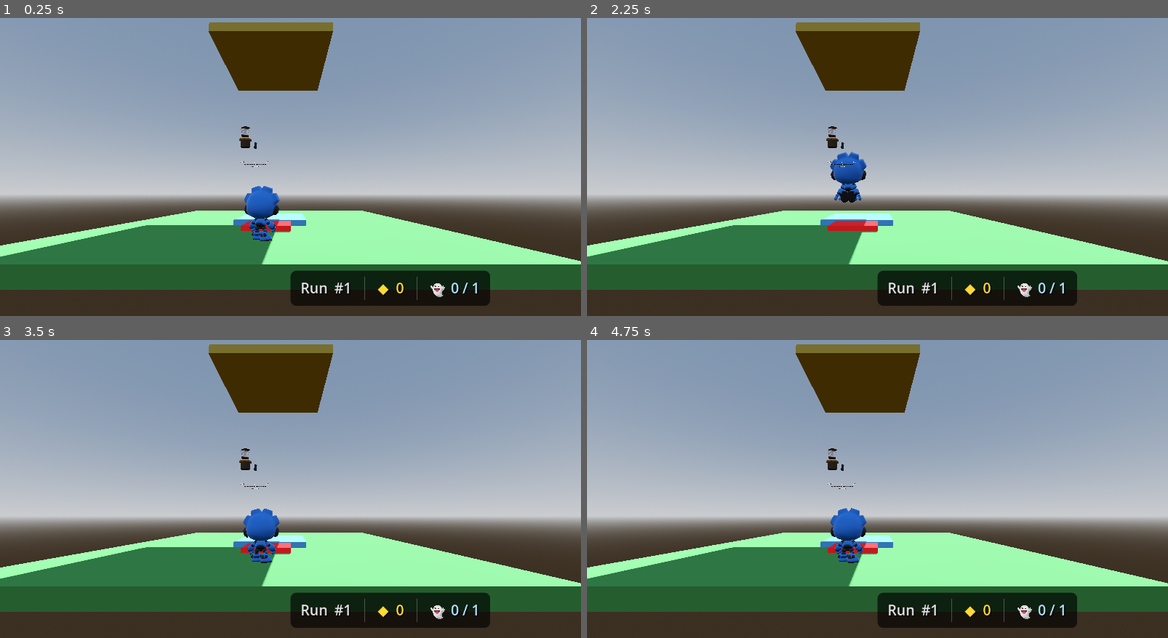
Above: before the commit, frames 1-4 (two rows, left to right).
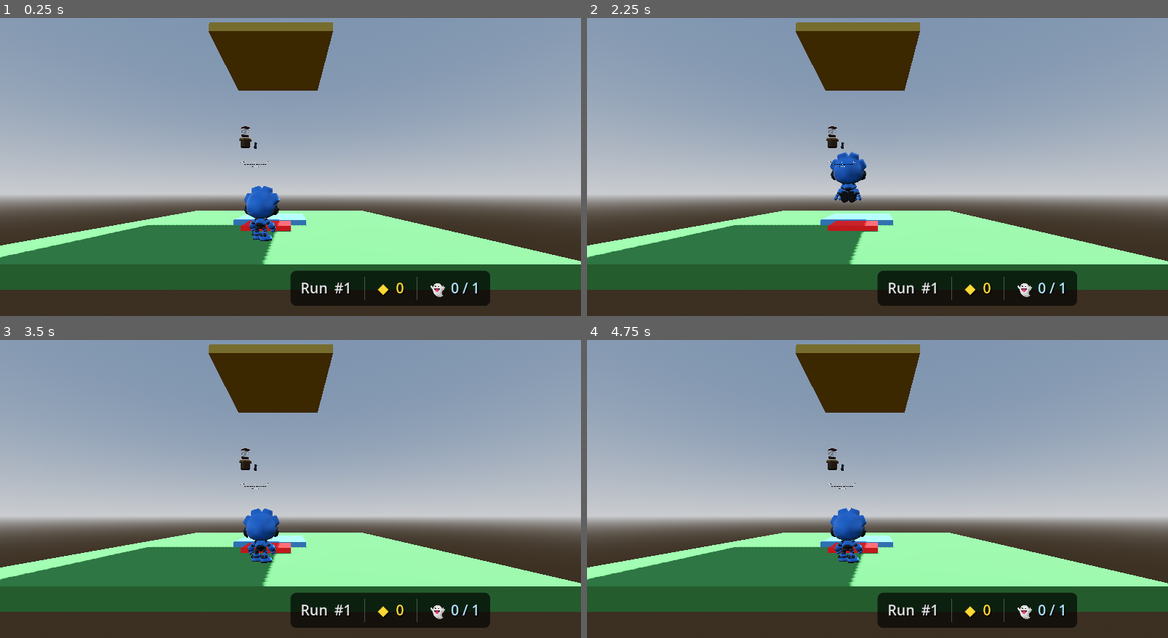
Above: after the commit, the same moments.

Repository: ZacharyEllison/rewind
Game: Godot game, scene res://scenes/main.tscn
Same seed, same stepped clock (60 frames per second), same inputs: the game is played once before the commit and once after it.
Inputs (mouse positions are in pixels of both pictures, inside the frame that each line leads up to):
- Up to frame 1 (0.25 s): no input
- Up to frame 2 (2.25 s): tap Enter (ui_accept) at 0.5, 0.77, 1.07, 2 s; move the mouse to (1005, 137) at 0.52 s; hold Right (ui_right) 0.53-1.25 s; tap 1 at 0.6 s; click (1005, 137) at 0.67 s; drag from (761, 169) to (848, 217) at 1.27 s; move the mouse to (935, 80) at 2.02 s; hold Right (ui_right) from 2.03 s (still down); tap 3 at 2.1 s
- Up to frame 3 (3.5 s): release Right (ui_right) at 2.75 s; drag from (261, 539) to (116, 426) at 2.77 s
- Up to frame 4 (4.75 s): tap Enter (ui_accept) at 3.5, 3.77, 4.07 s; move the mouse to (1051, 524) at 3.52 s; hold Left (ui_left) 3.53-4.25 s; tap 5 at 3.6 s; drag from (703, 426) to (790, 393) at 4.27 s

The runs differ from the first frame. In frame 1, 0.2% of the frame differs, in the area x 0-53%, y 36-83%; in frame 2, 0.2%; in frame 3, 0.2%; in frame 4, 0.2%.

Commit message:
Update WaypointPlatform documentation and improve move_to_waypoint logic to allow reversing and prevent redundant movements

Diff:
--- a/assets/scripts/_systems/WaypointPlatform.gd
+++ b/assets/scripts/_systems/WaypointPlatform.gd
@@ -1,6 +1,7 @@
 ## WaypointPlatform
 ## An AnimatableBody3D that slides through a series of exported world-space waypoints.
-## Call move_to_waypoint(index) to advance the platform to the next stop (only forward).
+## Call move_to_waypoint(index) to move to any stop, including reversing from the
+## platform's current in-between position.
 ## reset() snaps instantly back to waypoints[0] and is called automatically on new_attempt_started.
 
 class_name WaypointPlatform
@@ -56,10 +57,14 @@
 		gm.new_attempt_started.connect(reset)
 
 
-## Advance the platform to the given waypoint index.
-## Ignored if index <= current waypoint, out of range, or already moving.
+## Move the platform to the given waypoint index.
+## Ignored if the index is out of range or already the current move target.
 func move_to_waypoint(index: int) -> void:
-	if index <= _current_waypoint or index >= waypoints.size() or _is_moving:
+	if index < 0 or index >= waypoints.size():
+		return
+	if _is_moving and _current_waypoint == index:
+		return
+	if not _is_moving and _current_waypoint == index and global_position.is_equal_approx(waypoints[index]):
 		return
 	_current_waypoint = index
 	_start_move(global_position, waypoints[index])
